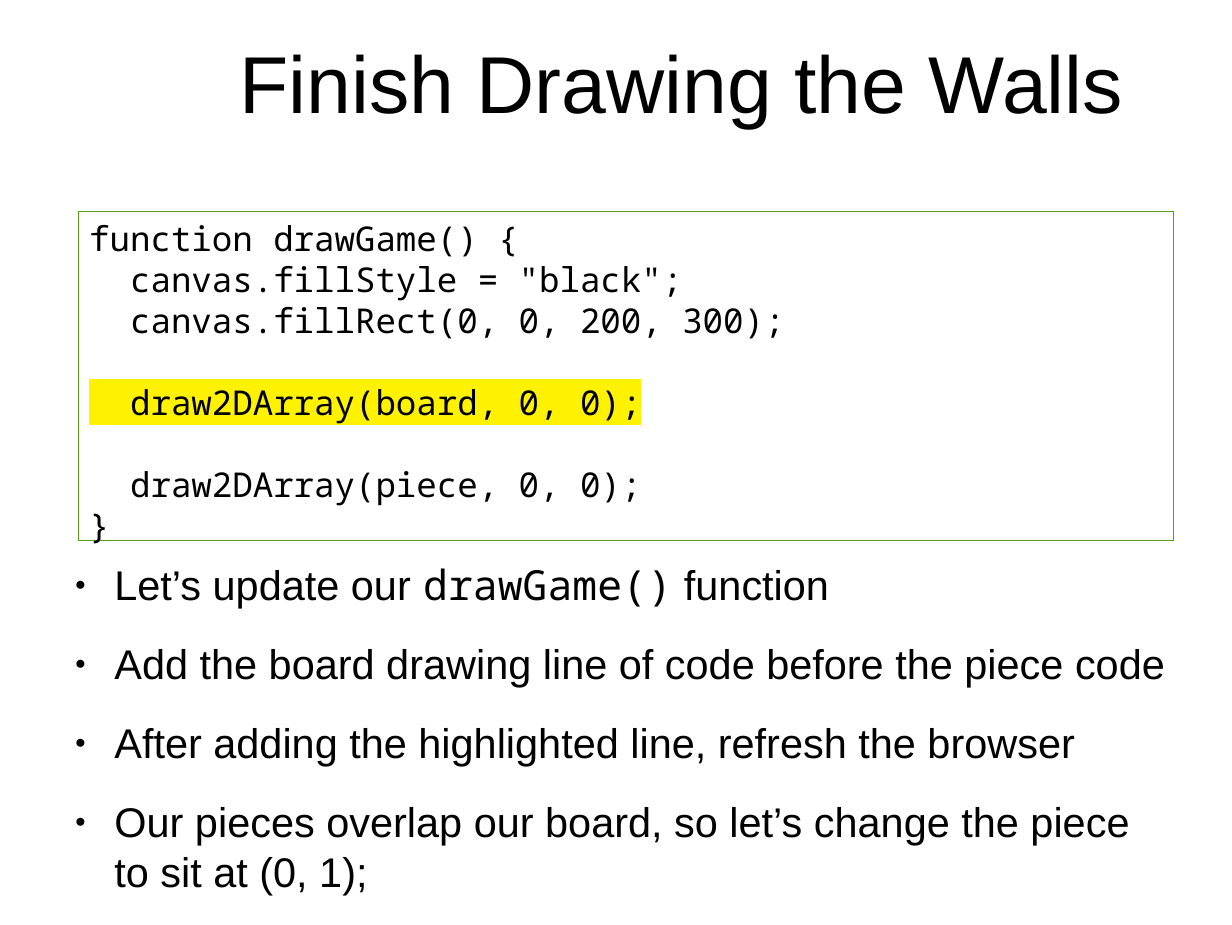
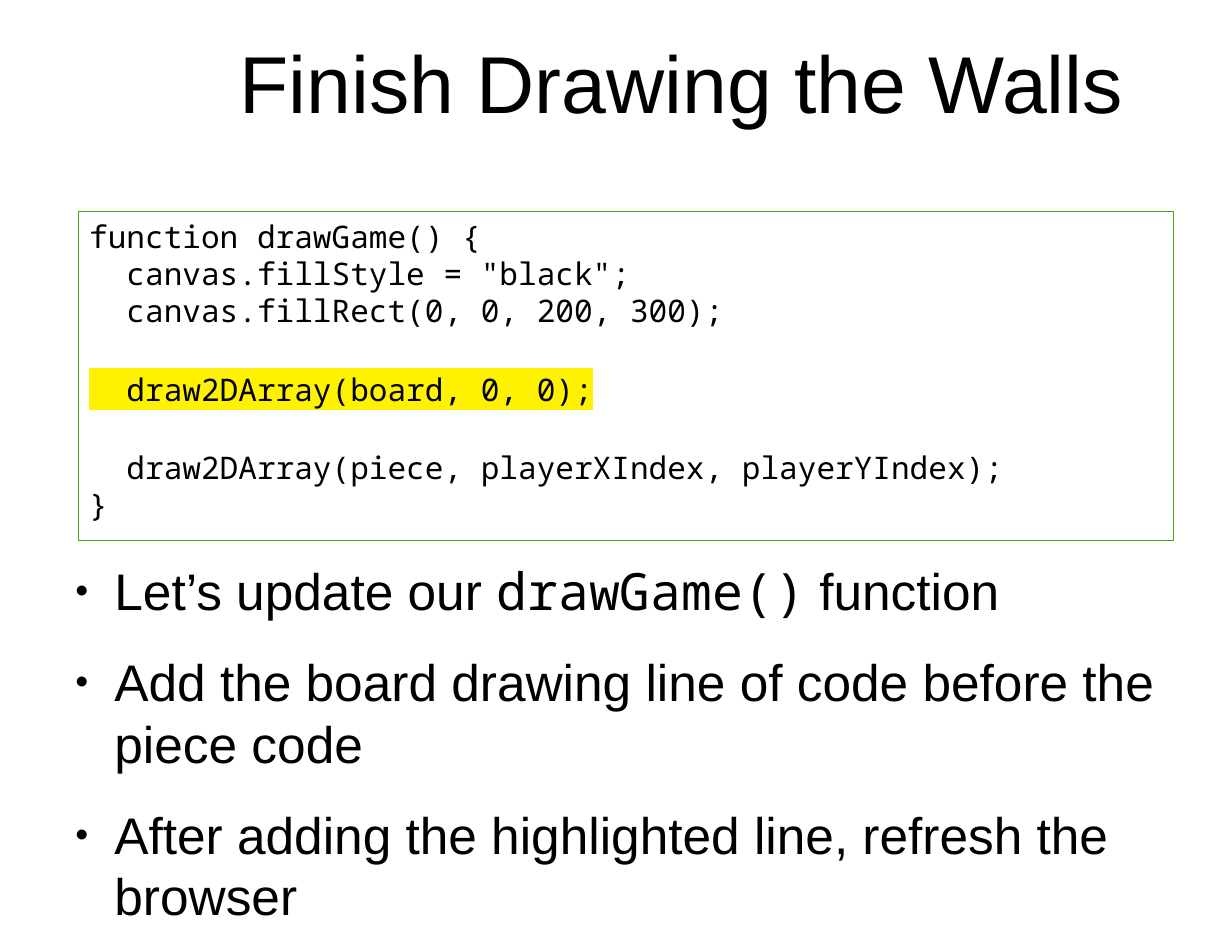
Before and after one commit to originalgrego/Webtris, a slide deck: slide 16 of Webtris - Explorathon 2019.odp (slide 15 before the commit). Drawn at 1232x925 pixels with LibreOffice and Linux fonts; fonts in the diff are those of the drawing; background and template pictures are left out. Boxes give left, top, right and bottom in pixels: in the first picture for what was removed or moved away, otherwise in the second. Text is boxed around its words. In the diff, an @@ line names an element or a change of style, - is before the commit and + after.

Commit message:
Finishing touches to the latest changes on the presentation

```diff
--- a/Webtris - Explorathon 2019.odp
+++ b/Webtris - Explorathon 2019.odp
@@ text in rectangle at (89, 224, 723, 409): size 22 to 20 pt in "function drawGame() {", "canvas.fillStyle = "black";", "canvas.fillRect(0, 0, 200, 300);", "draw2DArray(board, 0, 0);" and 1 more places @@
@@ text in rectangle at (126, 455, 1003, 487): text changed; size 22 to 20 pt @@
-draw2DArray(piece, 0, 0);
+draw2DArray(piece, playerXIndex, playerYIndex);
@@ text "Let’s update our drawGame() function" at (114, 571, 1153, 864): size 26.7 to 33.1 pt @@
@@ text at (114, 807, 1129, 895): paragraph removed @@
-● Our pieces overlap our board, so let’s change the piece to sit at (0, 1);
```
Also in this commit, not shown: 12 other slides changed, 4 slides added, 2 slides removed.
